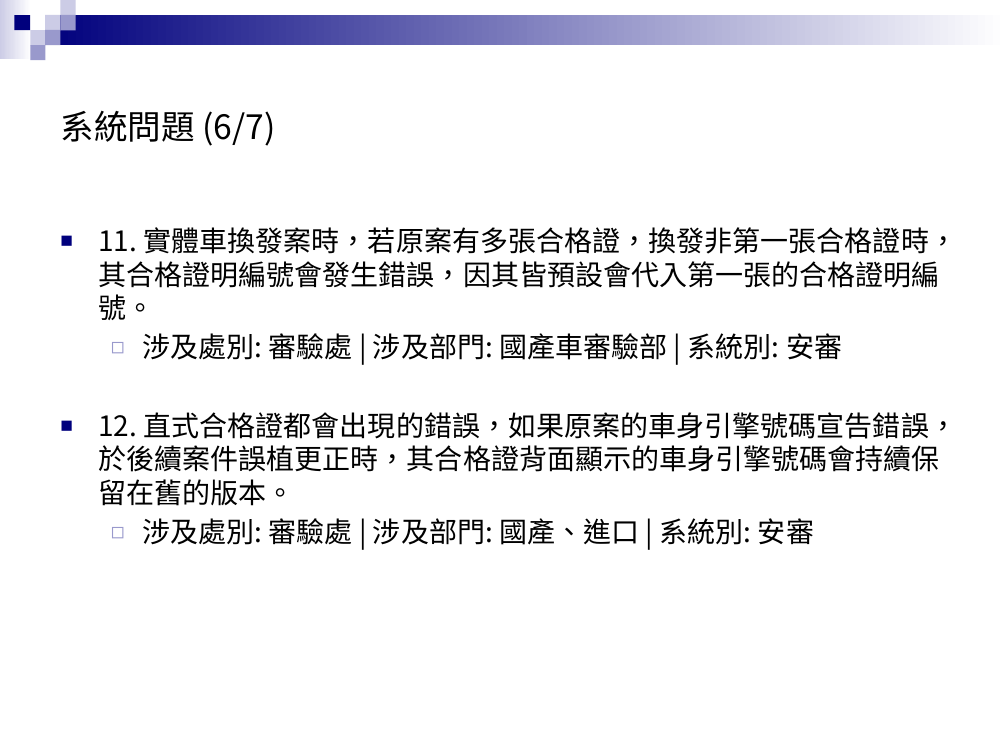
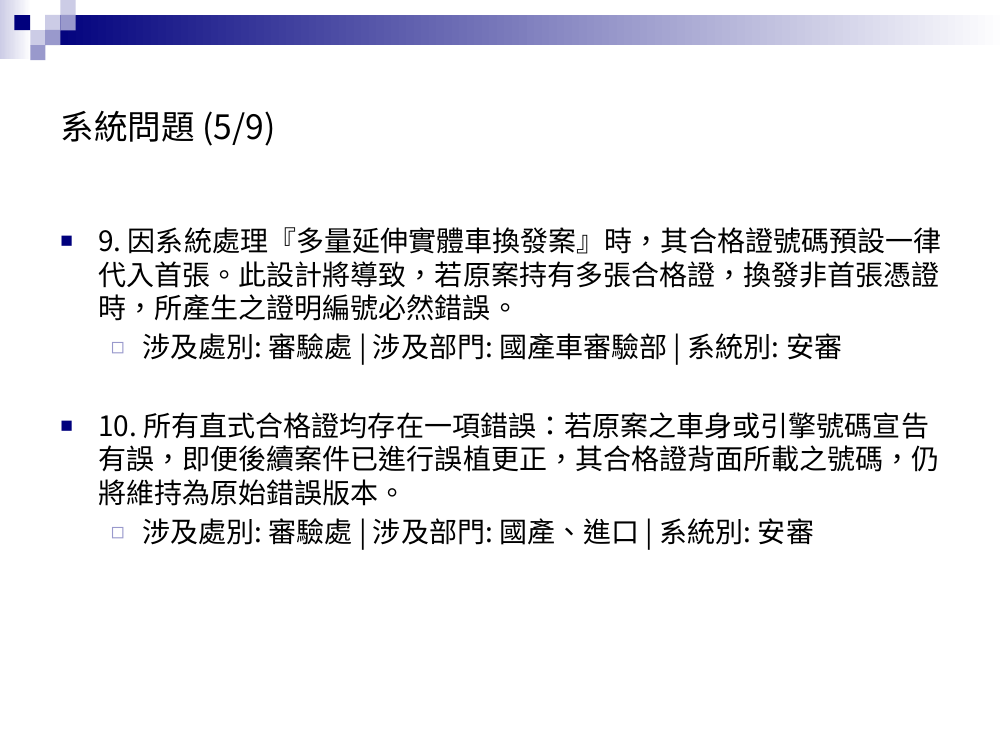
Before and after one commit to zx90316/202508-----, a slide deck: slide 19 of 系統交流會議題簡報.pptx (slide 16 before the commit). Drawn at 1008x756 pixels with LibreOffice and Linux fonts; fonts in the diff are those of the drawing; background and template pictures are left out. Boxes give left, top, right and bottom in pixels: in the first picture for what was removed or moved away, otherwise in the second. Text is boxed around its words. In the diff, an @@ line names an element or a change of style, - is before the commit and + after.

```diff
--- a/系統交流會議題簡報.pptx
+++ b/系統交流會議題簡報.pptx
@@ title at (60, 110, 275, 146): text changed @@
-系統問題 (6/7)
+系統問題 (5/9)
@@ text at (98, 227, 942, 321): text changed @@
-■ 11. 實體車換發案時，若原案有多張合格證，換發非第一張合格證時，其合格證明編號會發生錯誤，因其皆預設會代入第一張的合格證明編號。
+■ 9. 因系統處理『多量延伸實體車換發案』時，其合格證號碼預設一律代入首張。此設計將導致，若原案持有多張合格證，換發非首張憑證時，所產生之證明編號必然錯誤。
@@ text at (98, 412, 940, 506): text changed @@
-■ 12. 直式合格證都會出現的錯誤，如果原案的車身引擎號碼宣告錯誤，於後續案件誤植更正時，其合格證背面顯示的車身引擎號碼會持續保留在舊的版本。
+■ 10. 所有直式合格證均存在一項錯誤：若原案之車身或引擎號碼宣告有誤，即便後續案件已進行誤植更正，其合格證背面所載之號碼，仍將維持為原始錯誤版本。
```
Also in this commit, not shown: 22 other slides changed, 5 slides added, 6 other files.
